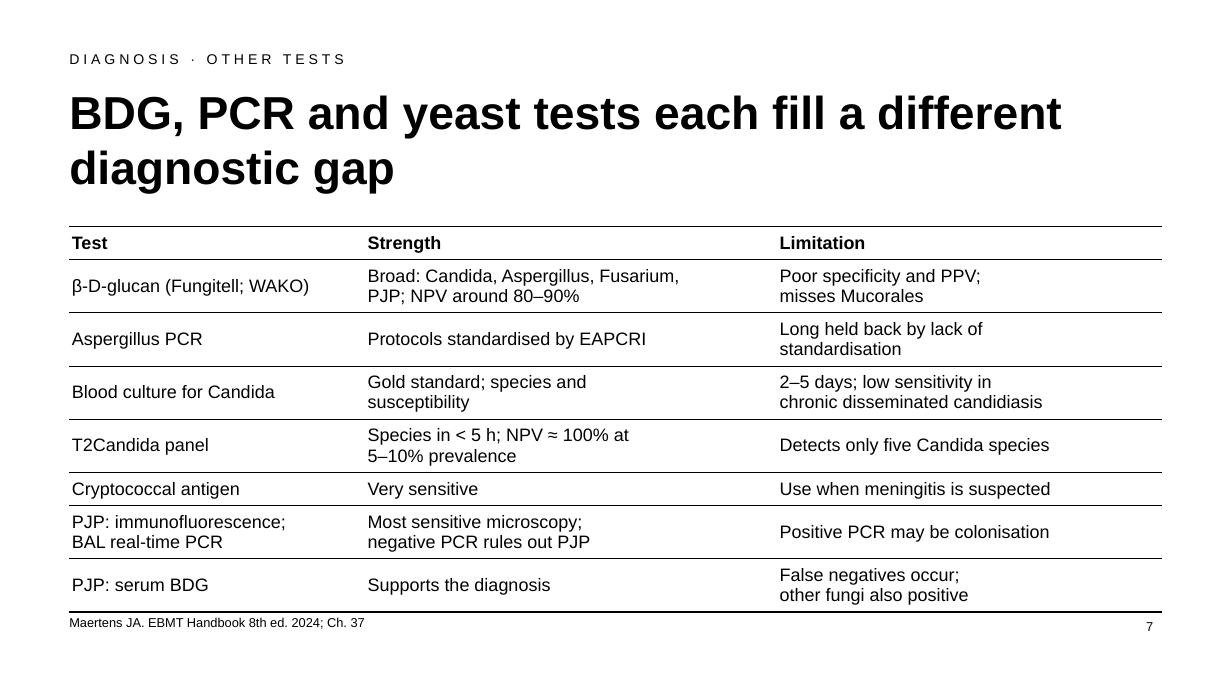
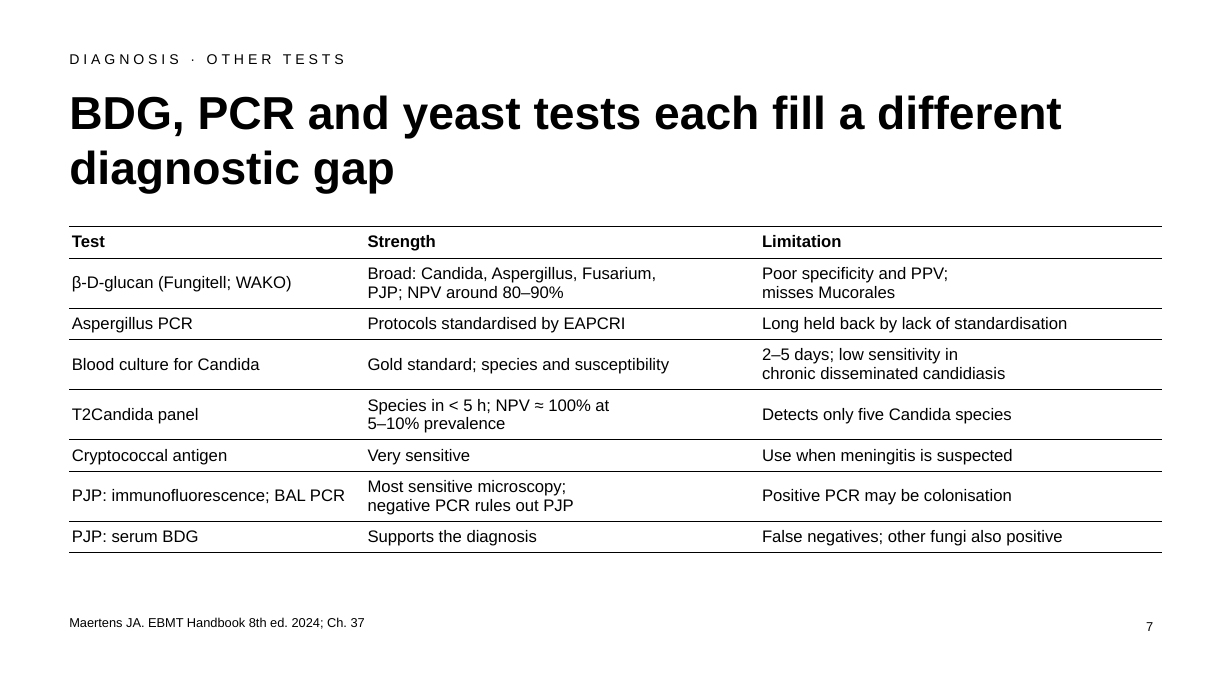
Before and after one commit to htlin222/ebmt-handbook-skill, a slide deck: slide 7 of slides/decks/s11-invasive-fungal.pptx. Drawn at 1232x693 pixels with LibreOffice and Linux fonts; fonts in the diff are those of the drawing. Boxes give left, top, right and bottom in pixels: in the first picture for what was removed or moved away, otherwise in the second. Text is boxed around its words. In the diff, an @@ line names an element or a change of style, - is before the commit and + after.

```diff
--- a/slides/decks/s11-invasive-fungal.pptx
+++ b/slides/decks/s11-invasive-fungal.pptx
@@ table at (x1=69, y1=226, x2=1163, y2=550) @@
-row 3, column 3: Long held back by lack of / standardisation
+row 3, column 3: Long held back by lack of standardisation
-row 4, column 2: Gold standard; species and / susceptibility
+row 4, column 2: Gold standard; species and susceptibility
-row 7, column 1: PJP: immunofluorescence; / BAL real-time PCR
+row 7, column 1: PJP: immunofluorescence; BAL PCR
-row 8, column 3: False negatives occur; / other fungi also positive
+row 8, column 3: False negatives; other fungi also positive
@@ size 14 to 13 pt in "Test", "Strength", "Limitation", "β-D-glucan (Fungitell; WAKO)" and 21 more places @@
```
Also in this commit, not shown: 10 other slides changed, 1 slide added, 18 other files.
